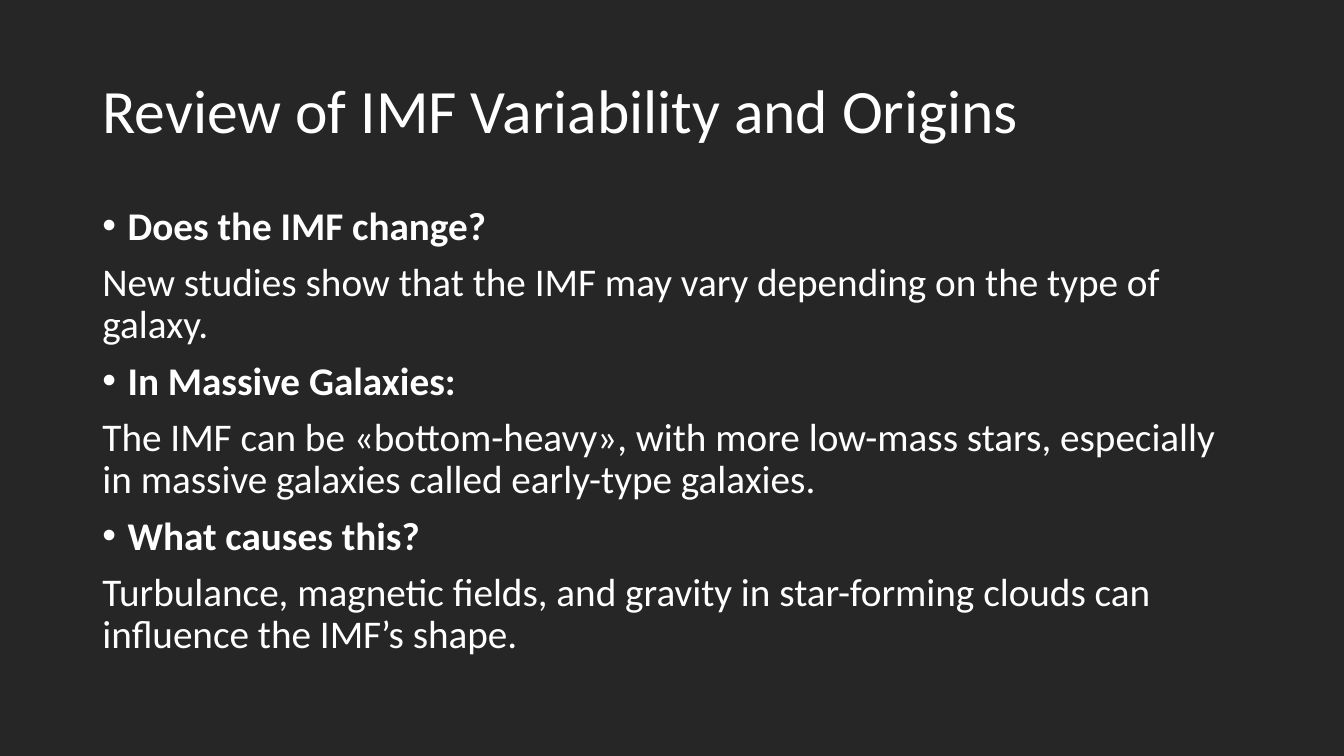
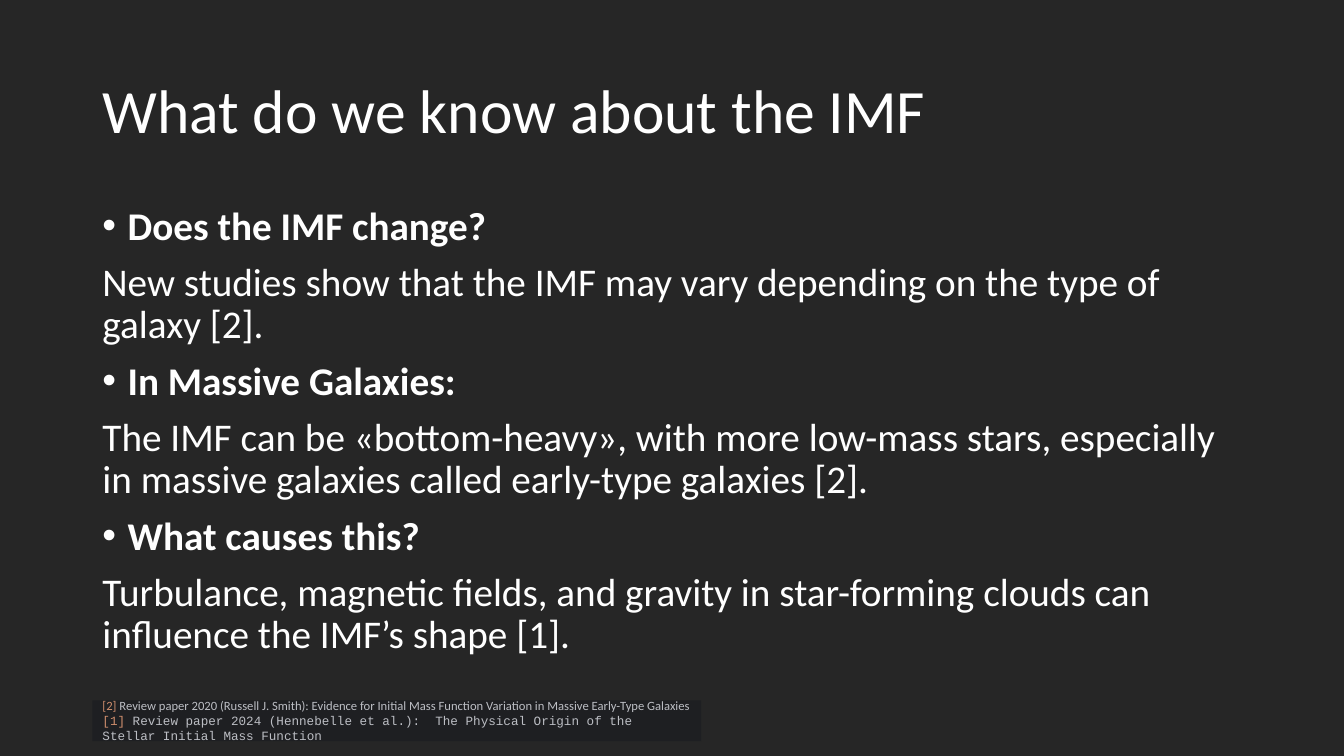
Before and after one commit to laxm7/sta_project, a slide deck: slide 4 of imf_intro_chiara_felix_laxman.pptx. Drawn at 1344x756 pixels with LibreOffice and Linux fonts; fonts in the diff are those of the drawing. Boxes give left, top, right and bottom in pixels: in the first picture for what was removed or moved away, otherwise in the second. Text is boxed around its words. In the diff, an @@ line names an element or a change of style, - is before the commit and + after.

Commit message:
literature review (draft1)

```diff
--- a/imf_intro_chiara_felix_laxman.pptx
+++ b/imf_intro_chiara_felix_laxman.pptx
@@ title at [102,90,925,134]: text changed @@
-Review of IMF Variability and Origins
+What do we know about the IMF
@@ text at [102,268,1160,345]: text changed @@
-New studies show that the IMF may vary depending on the type of galaxy.
+New studies show that the IMF may vary depending on the type of galaxy [2].
@@ text at [102,423,1215,500]: text changed @@
-The IMF can be «bottom-heavy», with more low-mass stars, especially in massive galaxies called early-type galaxies.
+The IMF can be «bottom-heavy», with more low-mass stars, especially in massive galaxies called early-type galaxies [2].
@@ text at [102,578,1151,655]: text changed @@
-Turbulance, magnetic fields, and gravity in star-forming clouds can influence the IMF’s shape.
+Turbulance, magnetic fields, and gravity in star-forming clouds can influence the IMF’s shape [1].
@@ rectangle added at [93,701,702,741], fill #1E1F22, 9 pt, text #BCBEC4 @@
+[2] Review paper 2020 (Russell J. Smith): Evidence for Initial Mass Function Variation in Massive Early-Type Galaxies
+[1] Review paper 2024 (Hennebelle et al.): The Physical Origin of the Stellar Initial Mass Function
```
Also in this commit, not shown: 4 other slides changed, 2 slides added, 1 other file.
